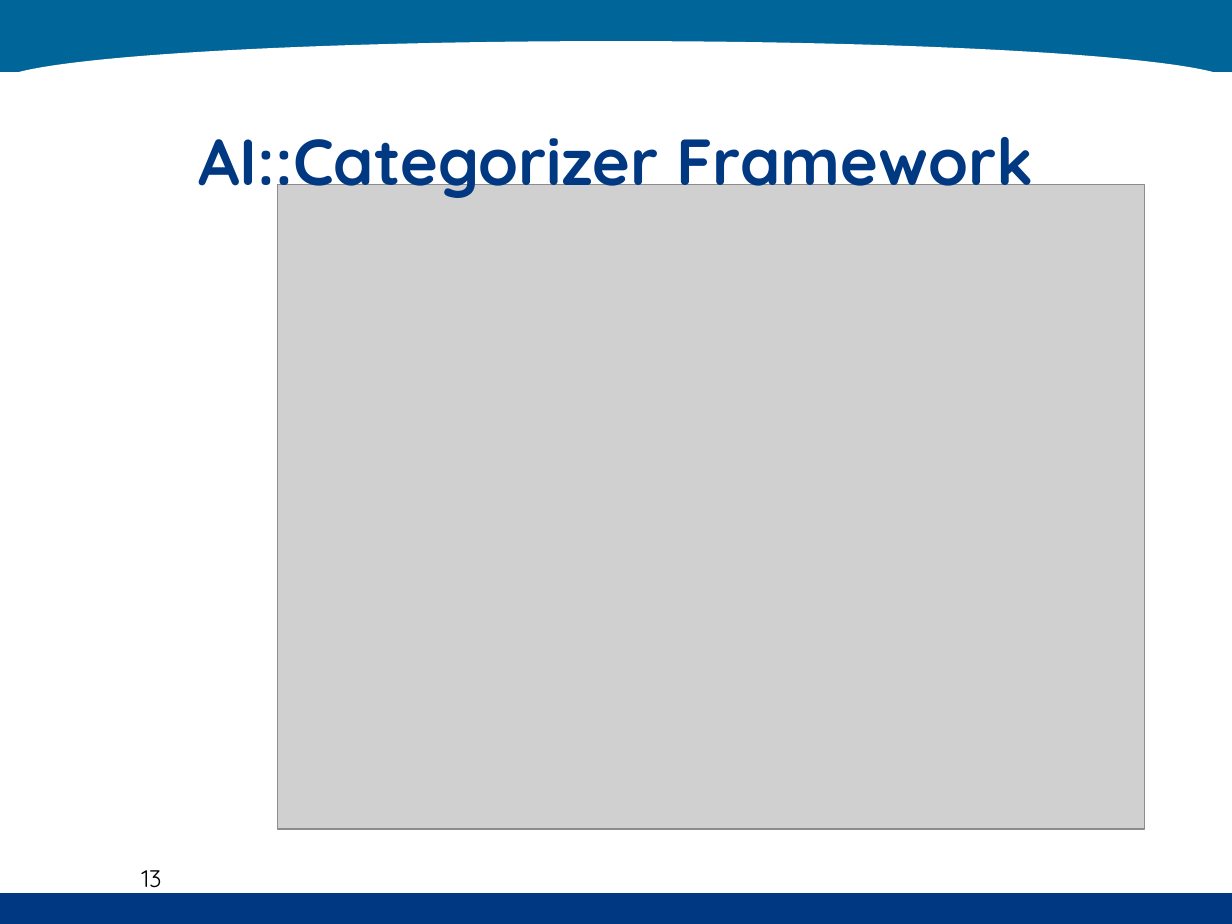
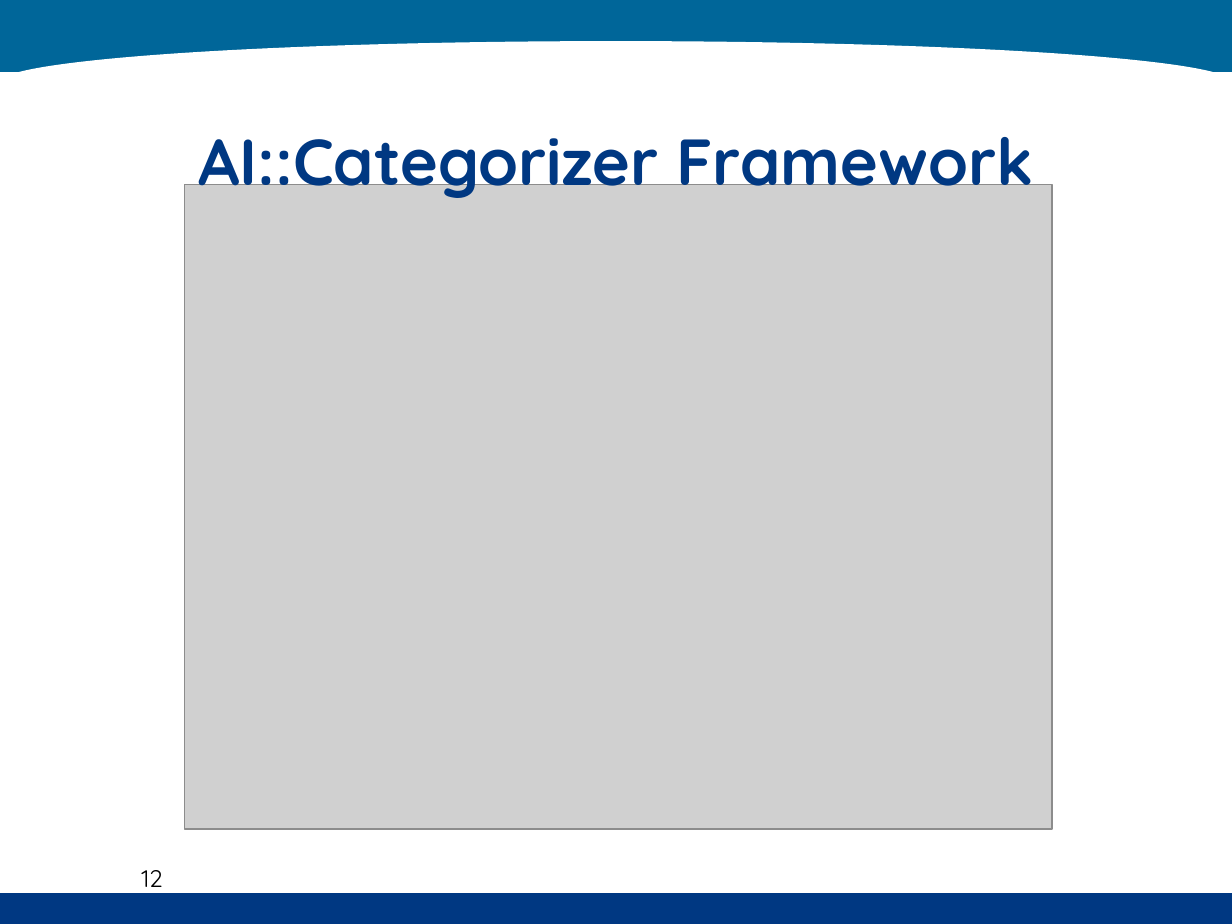
Before and after one commit to kenahoo/tcframe, a slide deck: slide 12 of doc/Thesis Seminar.ppt (slide 13 before the commit). Drawn at 1232x924 pixels with LibreOffice and Linux fonts; fonts in the diff are those of the drawing; grey boxes stand for pictures; background and template pictures are left out. Boxes give left, top, right and bottom in pixels: in the first picture for what was removed or moved away, otherwise in the second. Text is boxed around its words. In the diff, an @@ line names an element or a change of style, - is before the commit and + after.

```diff
--- a/doc/Thesis Seminar.ppt
+++ b/doc/Thesis Seminar.ppt
@@ picture: place and size @@
-picture at (277,185,1145,829)
+picture at (185,185,1052,829)
@@ page number at (141,870,163,894): text changed @@
-13
+12
```
Also in this commit, not shown: 7 other slides changed, 2 slides added, 2 slides removed.
